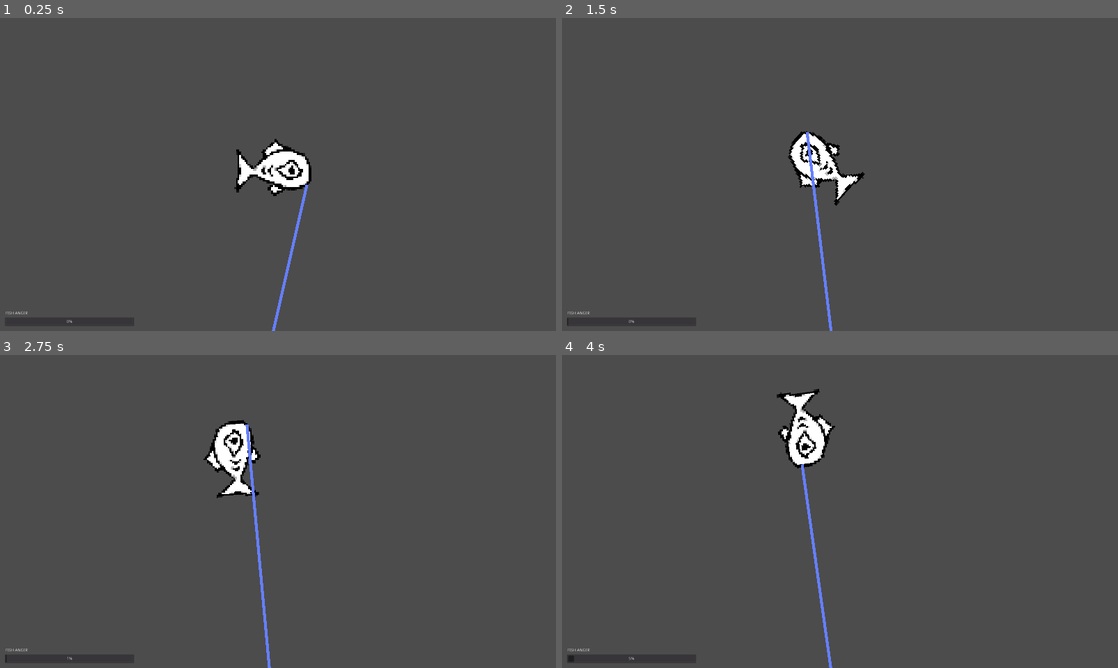
Above: before the commit, frames 1-4 (two rows, left to right).
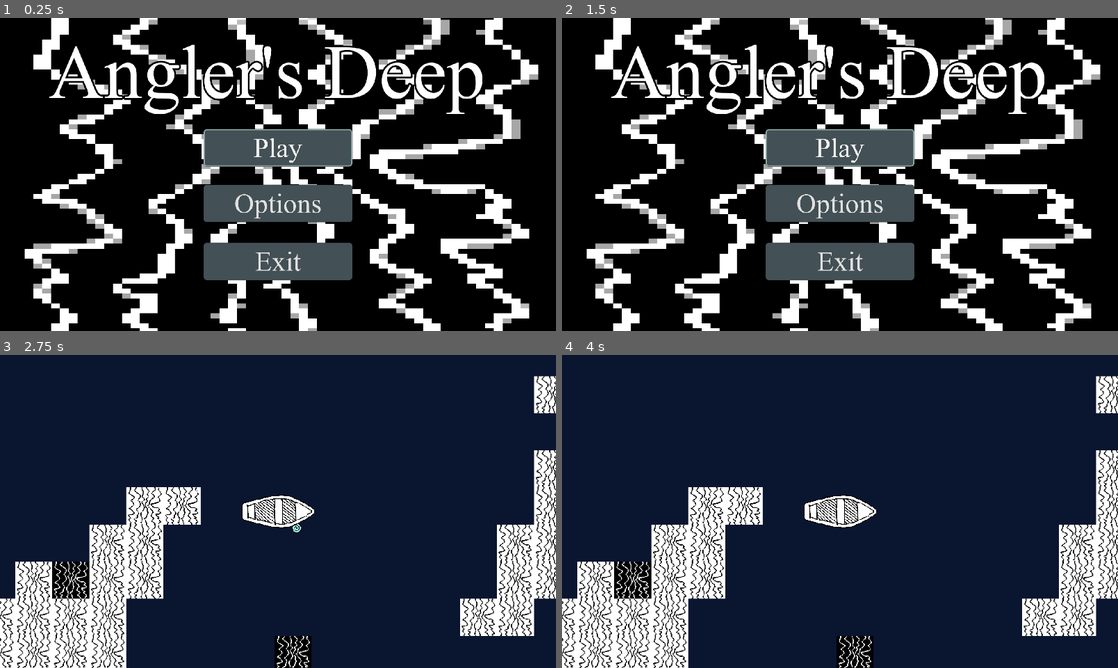
Above: after the commit, the same moments.

Repository: henryTschudy/AnglersDeep
Game: Godot game, scene res://scenes/main_menu.tscn
Same seed, same stepped clock (60 frames per second), same inputs: the game is played once before the commit and once after it. Before the commit the project starts from res://scenes/reel_scene.tscn.
Inputs (mouse positions are in pixels of both pictures, inside the frame that each line leads up to):
- Up to frame 1 (0.25 s): no input
- Up to frame 2 (1.5 s): click (840, 202) at 0.5 s, where only the run after the commit has a clickable "Options"; click (845, 196) at 1.25 s, where only the run after the commit has a clickable "Go Back!"
- Up to frame 3 (2.75 s): click (278, 483) at 2 s, where only the run after the commit has a clickable "Play"
- Up to frame 4 (4 s): move the mouse to (962, 495) at 2.77 s; hold D (move_right) 2.78-3.5 s; hold Space (move_stop) 2.78-3.5 s; click (962, 495) at 2.92 s; drag from (728, 527) to (812, 574) at 3.52 s

The runs differ from the first frame. In frame 1, 91% of the frame differs, in the area x 0-100%, y 0-100%; in frame 2, 92%; in frame 3, 99%; in frame 4, 99%.

Commit message:
added main menu, new scenes, new styles, new objects
added functioning main menu (changed main menu scene to default scene)
created a new menu_button prefab and placed it in the new object folder
created a new style preset for the menu buttons and placed it in the new styles folder
added times new roman as a font and style

Diff:
--- /dev/null
+++ b/fonts/times_new_roman.tres
@@ -0,0 +1,7 @@
+[gd_resource type="DynamicFont" load_steps=2 format=2]
+
+[ext_resource path="res://fonts/times.ttf" type="DynamicFontData" id=1]
+
+[resource]
+size = 95
+font_data = ExtResource( 1 )
--- /dev/null
+++ b/objects/menu_button.tscn
@@ -0,0 +1,23 @@
+[gd_scene load_steps=5 format=2]
+
+[ext_resource path="res://themes/button_default.tres" type="StyleBox" id=1]
+[ext_resource path="res://themes/button_hover.tres" type="StyleBox" id=2]
+[ext_resource path="res://fonts/times_new_roman.tres" type="DynamicFont" id=3]
+[ext_resource path="res://scripts/menuButtons.gd" type="Script" id=4]
+
+[node name="Button" type="Button"]
+anchor_right = 0.78
+margin_left = 240.0
+margin_top = 532.0
+margin_right = 252.4
+margin_bottom = 762.0
+custom_fonts/font = ExtResource( 3 )
+custom_styles/hover = ExtResource( 2 )
+custom_styles/pressed = ExtResource( 2 )
+custom_styles/focus = ExtResource( 2 )
+custom_styles/normal = ExtResource( 1 )
+text = "Put Text Here..."
+script = ExtResource( 4 )
+__meta__ = {
+"_edit_use_anchors_": false
+}
--- a/project.godot
+++ b/project.godot
@@ -11,7 +11,7 @@
 [application]
 
 config/name="Anglers_Deep_Fishing_Prototype"
-run/main_scene="res://scenes/reel_scene.tscn"
+run/main_scene="res://scenes/main_menu.tscn"
 config/icon="res://icon.png"
 
 [display]
--- /dev/null
+++ b/scenes/main_menu.tscn
@@ -0,0 +1,66 @@
+[gd_scene load_steps=6 format=2]
+
+[ext_resource path="res://textures/tile_1.png" type="Texture" id=1]
+[ext_resource path="res://fonts/times.ttf" type="DynamicFontData" id=2]
+[ext_resource path="res://scripts/menuButtons.gd" type="Script" id=3]
+[ext_resource path="res://objects/menu_button.tscn" type="PackedScene" id=6]
+
+[sub_resource type="DynamicFont" id=2]
+size = 264
+outline_size = 6
+outline_color = Color( 0, 0, 0, 1 )
+font_data = ExtResource( 2 )
+
+[node name="Node2D" type="Node2D"]
+
+[node name="Sprite" type="Sprite" parent="."]
+position = Vector2( 971.5, 538.499 )
+scale = Vector2( 30.5781, 17.1719 )
+texture = ExtResource( 1 )
+
+[node name="Title" type="RichTextLabel" parent="."]
+margin_left = 168.0
+margin_top = 40.0
+margin_right = 1734.0
+margin_bottom = 360.0
+custom_fonts/normal_font = SubResource( 2 )
+text = "Angler's Deep"
+__meta__ = {
+"_edit_use_anchors_": false
+}
+
+[node name="menu_play" parent="." instance=ExtResource( 6 )]
+anchor_right = 0.0
+margin_left = 704.0
+margin_top = 384.0
+margin_right = 1216.0
+margin_bottom = 512.0
+focus_neighbour_top = NodePath("../menu_exit")
+focus_neighbour_bottom = NodePath("../menu_settings")
+text = "Play"
+script = ExtResource( 3 )
+ref_path = "res://scenes/overworld.tscn"
+start_focused = true
+
+[node name="menu_settings" parent="." instance=ExtResource( 6 )]
+anchor_right = 0.0
+margin_left = 704.0
+margin_top = 576.0
+margin_right = 1216.0
+margin_bottom = 704.0
+focus_neighbour_top = NodePath("../menu_play")
+focus_neighbour_bottom = NodePath("../menu_exit")
+text = "Options"
+script = ExtResource( 3 )
+ref_path = "res://scenes/settings_scene.tscn"
+
+[node name="menu_exit" parent="." instance=ExtResource( 6 )]
+anchor_right = 0.0
+margin_left = 704.0
+margin_top = 776.0
+margin_right = 1216.0
+margin_bottom = 904.0
+focus_neighbour_top = NodePath("../menu_settings")
+focus_neighbour_bottom = NodePath("../menu_play")
+text = "Exit"
+script = ExtResource( 3 )
--- /dev/null
+++ b/scenes/settings_scene.tscn
@@ -0,0 +1,15 @@
+[gd_scene load_steps=3 format=2]
+
+[ext_resource path="res://objects/menu_button.tscn" type="PackedScene" id=1]
+[ext_resource path="res://scripts/menuButtons.gd" type="Script" id=2]
+
+[node name="Node2D" type="Node2D"]
+
+[node name="Button" parent="." instance=ExtResource( 1 )]
+margin_left = 536.0
+margin_top = 504.0
+margin_right = 1424.0
+margin_bottom = 734.0
+text = "Go Back!"
+script = ExtResource( 2 )
+ref_path = "res://scenes/main_menu.tscn"
--- /dev/null
+++ b/scripts/menuButtons.gd
@@ -0,0 +1,23 @@
+extends Button
+
+export var ref_path = ""
+export(bool) var start_focused = false
+
+func _ready():
+	if(start_focused):
+		grab_focus()
+
+	connect("mouse_entered",self,"_shift_focus")
+	connect("pressed",self,"_select_button")
+
+func _shift_focus():
+	grab_focus()
+
+func _select_button():
+	print("triggered button")
+	if(ref_path != ""):
+		print("change scene")
+		get_tree().change_scene(ref_path)
+	else:
+		print("exit pls")
+		get_tree().quit()
--- /dev/null
+++ b/themes/button_default.tres
@@ -0,0 +1,12 @@
+[gd_resource type="StyleBoxFlat" format=2]
+
+[resource]
+bg_color = Color( 0.266667, 0.317647, 0.337255, 1 )
+border_color = Color( 0.698039, 0.811765, 0.807843, 1 )
+border_blend = true
+corner_radius_top_left = 10
+corner_radius_top_right = 10
+corner_radius_bottom_right = 10
+corner_radius_bottom_left = 10
+shadow_size = 2
+shadow_offset = Vector2( 0.5, 0 )
--- /dev/null
+++ b/themes/button_hover.tres
@@ -0,0 +1,16 @@
+[gd_resource type="StyleBoxFlat" format=2]
+
+[resource]
+bg_color = Color( 0.266667, 0.317647, 0.337255, 1 )
+border_width_left = 5
+border_width_top = 5
+border_width_right = 5
+border_width_bottom = 5
+border_color = Color( 0.698039, 0.811765, 0.807843, 1 )
+border_blend = true
+corner_radius_top_left = 10
+corner_radius_top_right = 10
+corner_radius_bottom_right = 10
+corner_radius_bottom_left = 10
+shadow_size = 2
+shadow_offset = Vector2( 0.5, 0 )
Binary file added: fonts/times.ttf
